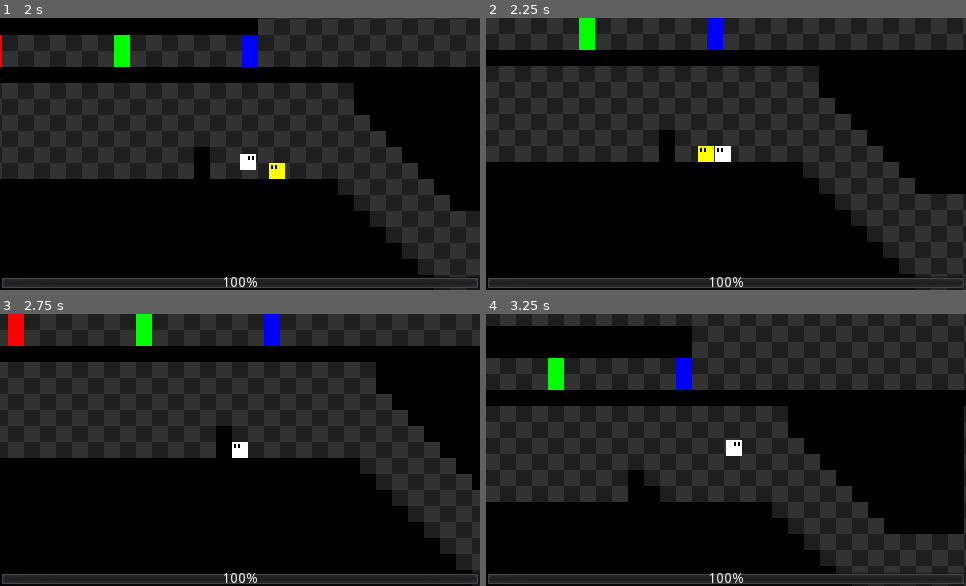
Above: before the commit, frames 1-4 (two rows, left to right).
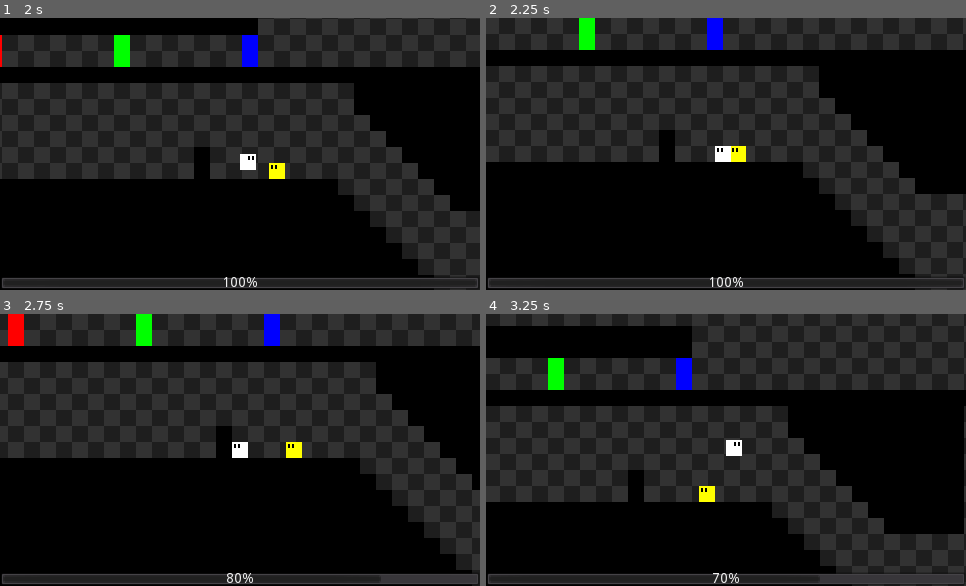
Above: after the commit, the same moments.

Repository: POtOSoftware/Project-Poop-Shit
Game: Godot game, scene res://Levels/dev.tscn
Two runs of this game, one before a commit and one after it. Both use one fixed random seed, a clock stepped at 60 frames per second and the inputs below. The engine's default icon, where the game draws it, is replaced by a stand-in: a white triangle on a blue panel in a dark square.
Inputs:
- Up to frame 1 (2 s): tap Enter at 0.5 s; hold Ctrl (fire) 0.53-1.28 s; hold Right (move_right) from 0.53 s (still down); tap Up (jump) at 0.77, 1.52 s; tap Ctrl (fire) at 1.35 s
- Up to frame 2 (2.25 s): release Right (move_right) at 2.03 s; hold Left (move_left) from 2.03 s (still down); hold Ctrl (fire) from 2.03 s (still down)
- Up to frame 3 (2.75 s): keep holding Left (move_left); keep holding Ctrl (fire)
- Up to frame 4 (3.25 s): release Left (move_left) at 2.78 s; release Ctrl (fire) at 2.78 s; hold Right (move_right) from 2.78 s (still down); tap Ctrl (fire) at 2.85 s; tap Up (jump) at 3.02 s

Frame 1 is identical in both runs. In frame 2, 0.4% of the frame differs, in the area x 44-55%, y 47-53%; in frame 3, 0.7%; in frame 4, 1.0%, in the area x 32-99%, y 63-99%.

Commit message:
implement firing state

Diff:
--- a/Assets/Gun/Gun.tscn
+++ b/Assets/Gun/Gun.tscn
@@ -6,4 +6,5 @@
 script = ExtResource( 1 )
 
 [node name="RayCast2D" type="RayCast2D" parent="."]
+visible = false
 cast_to = Vector2( 50, 0 )
--- a/Enemies/YellowGuy.gd
+++ b/Enemies/YellowGuy.gd
@@ -3,6 +3,8 @@
 enum states {IDLE, CHASE, FIRE}
 
 export var health : int = 20
+export var reaction: float = 0.25
+export var aggression: int = 3
 export var ai_enabled : bool = true
 export var is_flipped: bool = false
 export(states) var state = states.IDLE
@@ -102,8 +104,27 @@
 				else:
 					flip_node(!is_flipped)
 					set_new_state(states.IDLE)
+			# i got the player in my range! FIRE!
+			if detection_ray.get_collider() == Global.player:
+				set_new_state(states.FIRE)
 		states.FIRE:
-			pass
+			var times_fired: int = 0
+
+			stop_moving()
+			# stopping the physics process from doing anything is the only way to get the intended results
+			# this whole thing is probably gonna shit its pants in the long run but hey, it works!
+			set_physics_process(false)
+			yield(get_tree().create_timer(reaction), "timeout")
+			# im gonna go ahead and fire (for example) 3 times! then go back to chasing
+			while times_fired < aggression:
+				gun.fire(self)
+				print("Firing!")
+				times_fired += 1
+				# wait for the fire rate time so that we dont call fire 3 times, but only fire once, but say we did a good job
+				yield(get_tree().create_timer(gun.weapons[current_weapon].fire_rate), "timeout")
+
+			set_physics_process(true)
+			set_new_state(states.CHASE)
 		_:
 			printerr("Enemy " + self.name + " had a state error and had to die!")
 			die()
--- a/Enemies/YellowGuy.tscn
+++ b/Enemies/YellowGuy.tscn
@@ -28,7 +28,7 @@
 [node name="DetectionRay" type="RayCast2D" parent="Flippable"]
 position = Vector2( 13, 0 )
 enabled = true
-cast_to = Vector2( 160, 0 )
+cast_to = Vector2( 43, 0 )
 
 [node name="ObstacleRay" type="RayCast2D" parent="Flippable"]
 position = Vector2( 0, -32 )
